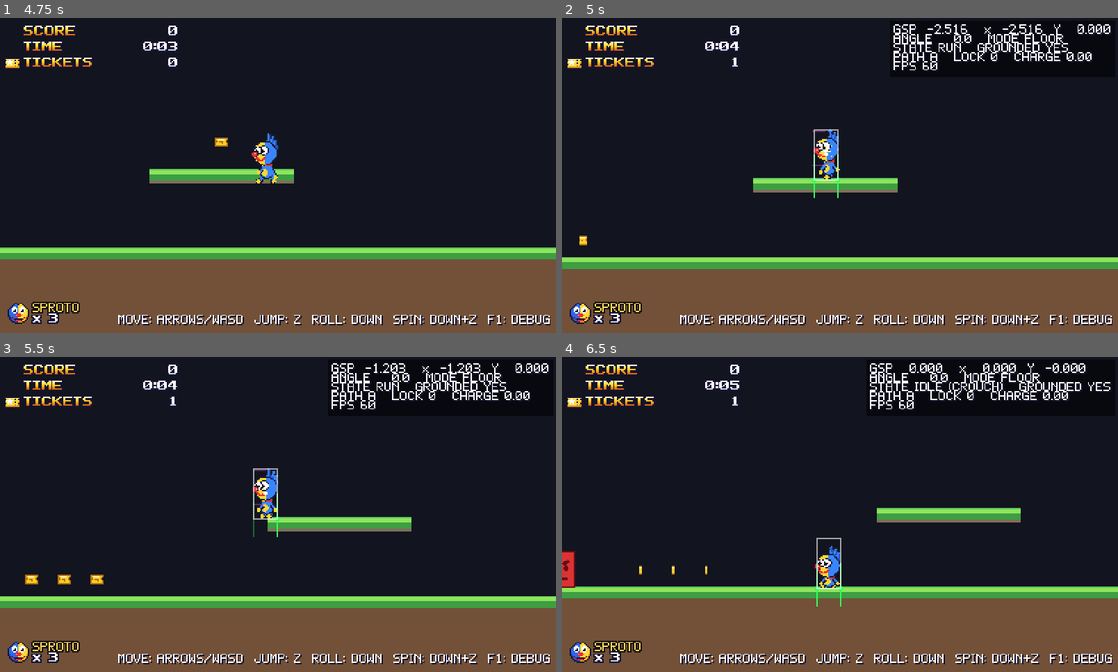
Above: before the commit, frames 1-4 (two rows, left to right).
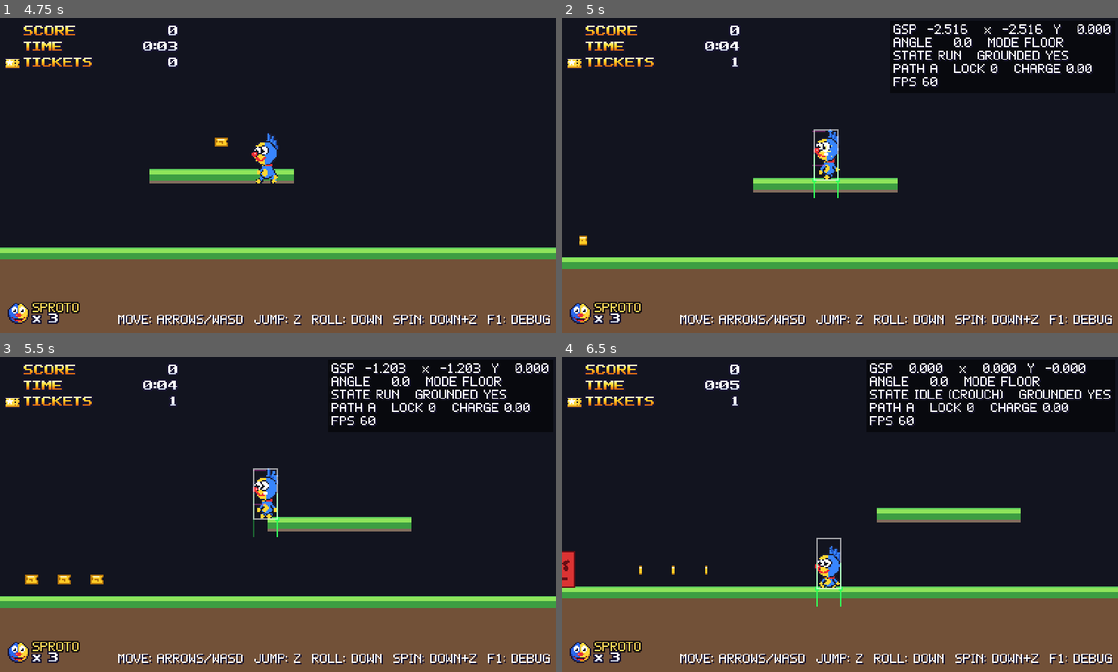
Above: after the commit, the same moments.

Repository: crrreatorrr/HPOS10I
Game: Godot game, scene res://core/main.tscn
The game is run twice, just before and just after one commit, with the same random seed, the same clock (stepped at 60 frames per second) and the same inputs.
Inputs (mouse positions are in pixels of both pictures, inside the frame that each line leads up to):
- Up to frame 1 (4.75 s): click "1 Physics Playground" at 0.5 s; tap Enter (pause) at 1.25 s; move the mouse to (400, 159) at 1.27 s; hold Right (move_right) 1.28-2 s; tap 1 at 1.35 s; click (400, 159) at 1.42 s; tap Z (jump) at 1.52, 4.52 s; drag from (166, 191) to (27, 232) at 2.02 s; move the mouse to (333, 106) at 2.77 s; hold Right (move_right) 2.78-3.5 s; tap X at 2.85 s; drag from (250, 238) to (77, 232) at 3.52 s; move the mouse to (444, 222) at 4.27 s; hold Left (move_left) from 4.28 s (still down); tap Space at 4.35 s
- Up to frame 2 (5 s): keep holding Left (move_left); tap F1 (debug_overlay) at 4.9 s
- Up to frame 3 (5.5 s): release Left (move_left) at 5 s; drag from (111, 467) to (194, 435) at 5.02 s
- Up to frame 4 (6.5 s): move the mouse to (867, 514) at 5.77 s; hold Down (move_down) from 5.78 s (still down); tap 1 at 5.85 s; click (867, 514) at 5.92 s

Frame 1 is identical in both runs. In frame 2, 2.2% of the frame differs, in the area x 59-96%, y 5-22%; in frame 3, 2.2%; in frame 4, 2.5%, in the area x 55-99%, y 5-22%.

Commit message:
F1 panel: line spacing +1 so the pixel font's rows don't touch
Co-Authored-By: Claude Opus 5.5 <noreply@anthropic.com>

Diff:
--- a/player/debug_overlay.gd
+++ b/player/debug_overlay.gd
@@ -35,7 +35,8 @@
 	_layer.add_child(panel)
 	_label = Label.new()
 	_label.add_theme_font_size_override(&"font_size", 8)
-	_label.add_theme_constant_override(&"line_spacing", -2)
+	# +1: with -2 the pixel font's rows touched.
+	_label.add_theme_constant_override(&"line_spacing", 1)
 	panel.add_child(_label)
 	set_overlay_visible(Dev.args.has("overlay"))
 
